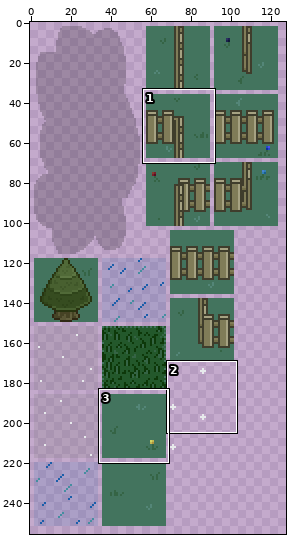
Sprite sheet: weatheraware/Resources/Normal/environment.png. Above, an overview of the earlier version with the close-up marked.
Close-up. Before the commit:
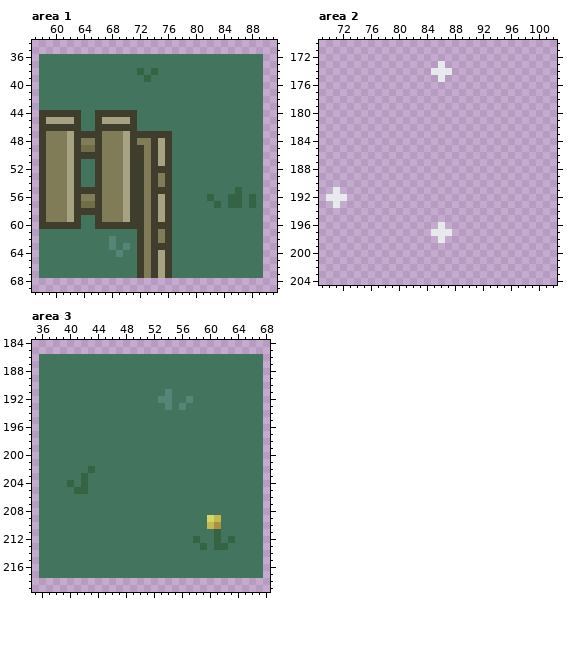
The file is 128x256 pixels. Colours within 5 levels of each other are drawn and written as one. Shown: area 1: x 57..91, y 34..69; area 2: x 69..102, y 170..204; area 3: x 35..68, y 184..219. The commit also changed other parts of the picture, which this record leaves out.
The result:
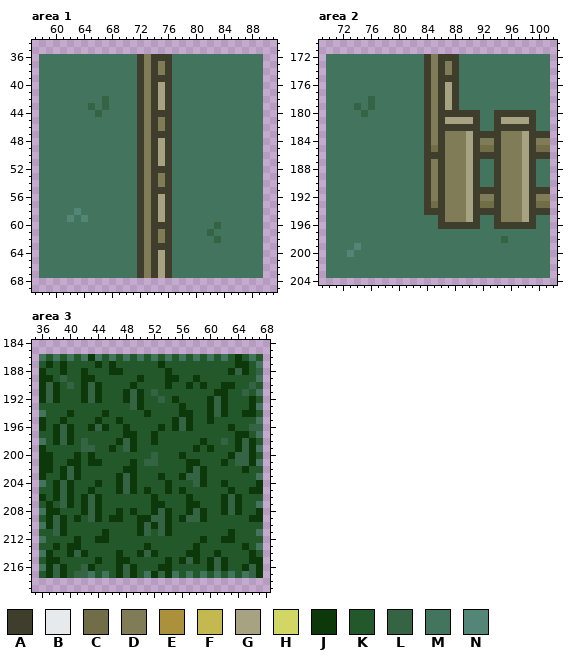
Palette (. is transparent): A #3f3d2c  B #e7eaec  C #716d47  D #807c58  E #ac913d  F #c4b850  G #a6a282  H #d2d665  J #0d3809  K #23582b  L #356445  M #43745e  N #548678
Change:
Area 1:
y 36: x 72..76 MMMMM -> ADAAA
y 37: x 72..76 MMMMM -> ADADA
y 38: x 72..76 LMLMM -> ADADA
y 39: x 72..76 MLMMM -> ADAAA
y 40..41: x 72..76 MMMMM -> ADAGA
y 42: x 67 M -> L; x 72..76 MMMMM -> ADAGA
y 43: x 65 M -> L; x 67 M -> L; x 72..76 MMMMM -> ADAGA
y 44: x 58..63 AAAAAA -> MMMMMM; x 66..76 AAAAAAMMMMM -> LMMMMMADAAA
y 45: x 58..63 AGGGGA -> MMMMMM; x 66..76 AGGGGAMMMMM -> MMMMMMADADA
y 46: x 58..63 AAAAAA -> MMMMMM; x 66..76 AAAAAAMMMMM -> MMMMMMADADA
y 47: x 58..71 ADDDGAAAADDDGA -> MMMMMMMMMMMMMM; x 73 A -> D
y 48: x 58..72 ADDDGADDADDDGAD -> MMMMMMMMMMMMMMA
y 49: x 58..71 ADDDGACCADDDGA -> MMMMMMMMMMMMMM
y 50: x 58..71 ADDDGAAAADDDGA -> MMMMMMMMMMMMMM
y 51..54: x 58..63 ADDDGA -> MMMMMM; x 66..71 ADDDGA -> MMMMMM
y 55: x 58..71 ADDDGAAAADDDGA -> MMMMMMMMMMMMMM; x 86 L -> M
y 56: x 58..71 ADDDGADDADDDGA -> MMMMMMMMMMMMMM; x 82 L -> M; x 85..86 LL -> MM; x 88 L -> M
y 57: x 58..71 ADDDGACCADDDGA -> MMMMMMMMMMMMMM; x 83 L -> M; x 85..86 LL -> MM; x 88 L -> M
y 58: x 58..71 ADDDGAAAADDDGA -> MMMMMNMMMMMMMM
y 59: x 58..64 ADDDGAM -> MMMMNMN; x 66..71 ADDDGA -> MMMMMM
y 60: x 58..63 AAAAAA -> MMMMMM; x 66..71 AAAAAA -> MMMMMM; x 83 M -> L
y 61: x 82 M -> L
y 62: x 68 N -> M; x 83 M -> L
y 63: x 68 N -> M; x 70 N -> M
y 64: x 69 N -> M
Area 2:
y 172: x 70..101 ................................ -> MMMMMMMMMMMMMMADAAAMMMMMMMMMMMMM
y 173: x 70..101 ................B............... -> MMMMMMMMMMMMMMADADAMMMMMMMMMMMMM
y 174: x 70..101 ...............BBB.............. -> MMMMMMMMMMMMMMADADAMMMMMMMMMMMMM
y 175: x 70..101 ................B............... -> MMMMMMMMMMMMMMADAAAMMMMMMMMMMMMM
y 176..177: x 70..101 ................................ -> MMMMMMMMMMMMMMADAGAMMMMMMMMMMMMM
y 178: x 70..101 ................................ -> MMMMMMLMMMMMMMADAGAMMMMMMMMMMMMM
y 179: x 70..101 ................................ -> MMMMLMLMMMMMMMADAGAMMMMMMMMMMMMM
y 180: x 70..101 ................................ -> MMMMMLMMMMMMMMADAAAAAAMMAAAAAAMM
y 181: x 70..101 ................................ -> MMMMMMMMMMMMMMADAGGGGAMMAGGGGAMM
y 182: x 70..101 ................................ -> MMMMMMMMMMMMMMADAAAAAAMMAAAAAAMM
y 183: x 70..101 ................................ -> MMMMMMMMMMMMMMADADDDGAAAADDDGAAA
y 184: x 70..101 ................................ -> MMMMMMMMMMMMMMADADDDGADDADDDGADD
y 185: x 70..101 ................................ -> MMMMMMMMMMMMMMACADDDGACCADDDGACC
y 186: x 70..101 ................................ -> MMMMMMMMMMMMMMAAADDDGAAAADDDGAAA
y 187..190: x 70..101 ................................ -> MMMMMMMMMMMMMMADADDDGAMMADDDGAMM
y 191: x 70..101 .B.............................. -> MMMMMMMMMMMMMMADADDDGAAAADDDGAAA
y 192: x 70..101 BBB............................. -> MMMMMMMMMMMMMMADADDDGADDADDDGADD
y 193: x 70..101 .B.............................. -> MMMMMMMMMMMMMMACADDDGACCADDDGACC
y 194: x 70..101 ................................ -> MMMMMMMMMMMMMMAAADDDGAAAADDDGAAA
y 195: x 70..101 ................................ -> MMMMMMMMMMMMMMMMADDDGAMMADDDGAMM
y 196: x 70..101 ................B............... -> MMMMMMMMMMMMMMMMAAAAAAMMAAAAAAMM
y 197: x 70..101 ...............BBB.............. -> MMMMMMMMMMMMMMMMMMMMMMMMMMMMMMMM
y 198: x 70..101 ................B............... -> MMMMMMMMMMMMMMMMMMMMMMMMMLMMMMMM
y 199: x 70..101 ................................ -> MMMMNMMMMMMMMMMMMMMMMMMMMMMMMMMM
y 200: x 70..101 ................................ -> MMMNMMMMMMMMMMMMMMMMMMMMMMMMMMMM
y 201..203: x 70..101 ................................ -> MMMMMMMMMMMMMMMMMMMMMMMMMMMMMMMM
Area 3:
y 186: x 37 M -> K; x 39 M -> K; x 41 M -> K; x 43 M -> J; x 45 M -> K; x 47 M -> K; x 49 M -> K; x 51 M -> K; x 53 M -> K; x 55 M -> K; x 57 M -> K; x 59 M -> K; x 61 M -> K; x 63..65 MMM -> KJK; x 67 M -> K
y 187: x 36..66 MMMMMMMMMMMMMMMMMMMMMMMMMMMMMMM -> KJKJKKKKJKJKKKKKKJKKKKKKKKKKJJK
y 188: x 36..67 MMMMMMMMMMMMMMMMMMMMMMMMMMMMMMMM -> JKKJKKJKKKJJKKKKKKJKKKKKKKKJLJKL
y 189: x 36..66 MMMMMMMMMMMMMMMMMMMMMMMMMMMMMMM -> JJKLKKJJKKKKKKJKKKJJKKJKKKKKKKK
y 190: x 36..67 MMMMMMMMMMMMMMMMMMMMMMMMMMMMMMMM -> JLJKLKJLJKKKKJKKKKJKKJKJKKJJKKLK
y 191: x 36..66 MMMMMMMMMMMMMMMMMMNMMMMMMMMMMMM -> JLJKKKJLJKKKJLJKLKKKKKKKKJJKKLK
y 192: x 36..67 MMMMMMMMMMMMMMMMMNNMMNMMMMMMMMMM -> JLJKKKJLJKKKJLJKKLKJKKKKJLJKKKJK
y 193: x 36..66 MMMMMMMMMMMMMMMMMMNMNMMMMMMMMMM -> KKKKKKKKKKKKKLJKKKKKJKKKJLJKKKJ
y 194: x 37..67 MMMMMMMMMMMMMMMMMMMMMMMMMMMMMMM -> KKKJKKKKJKKKKKJKKKKJJKKJLJKKJJK
y 195: x 36..66 MMMMMMMMMMMMMMMMMMMMMMMMMMMMMMM -> JKKJKKKKJKKJKKKKKKKJLJKKJKKKKKK
y 196: x 36..67 MMMMMMMMMMMMMMMMMMMMMMMMMMMMMMMM -> JKJLJKKJLJKKJKKKKJKJLJKKKKKJKKLL
y 197: x 36..66 MMMMMMMMMMMMMMMMMMMMMMMMMMMMMMM -> KKJLJKKKKKKKJJKKJKKKKKKKKKKKJJK
y 198: x 37..67 MMMMMMMMMMMMMMMMMMMMMMMMMMMMMMM -> KJLJKLKKKKJLJKKJKKKKKKJKKLKJLJK
y 199: x 36..66 MMMMMMMMMMMMMMMMMMMMMMMMMMMMMMM -> JKKKKKLLKKJKLJKKKKKKKKJKJKKKJLJ
y 200: x 36..67 MMMMMMMMMMMMMMMMMMMMMMMMMMMMMMMM -> JJKKKJKJKKKKKKKKLKKKJKKKKKKJLLJK
y 201: x 36..66 MMMMMMMMMMMMMMMMMMMMMMMMMMMMMMM -> JJKKJJKJJKKKKJKLLKKKKJJKKKJKLLJ
y 202: x 36..67 MMMMMMMLMMMMMMMMMMMMMMMMMMMMMMMM -> JJKJLJKKKKKKJJKKKKKKKJLJKKKKKJKK
y 203: x 36..66 MMMMMMLMMMMMMMMMMMMMMMMMMMMMMMM -> JKKJLJKKKKKJLJKKKJKKJLLJKKKKKKK
y 204: x 37..67 MMMLMLMMMMMMMMMMMMMMMMMMMMMMMMM -> KJLJKKKJKKJLJKKKKJKKKLJKKJKKKKJ
y 205: x 36..67 MMMMMLLMMMMMMMMMMMMMMMMMMMMMMMMM -> KKJLJKKJKKKJLJKJKKJKJKKKKKKJKKJJ
y 206: x 36..67 MMMMMMMMMMMMMMMMMMMMMMMMMMMMMMMM -> JKJLJKJLJKKKKKKKJKKKKJKKKKJLJKKK
y 207: x 36..66 MMMMMMMMMMMMMMMMMMMMMMMMMMMMMMM -> KJKLJKJLJKKKKKKKJJKKKJJKKKJLJKK
y 208: x 37..67 MMMMMMMMMMMMMMMMMMMMMMMMMMMMMMM -> JJKKKJLJKKJKJKKJLJKKJLJKKJLJKKJ
y 209: x 36..67 MMMMMMMMMMMMMMMMMMMMMMMMHFMMMMMM -> KJLJKJKLJKJJKKJJLLJKJLLJKKKKKKJJ
y 210: x 37..67 MMMMMMMMMMMMMMMMMMMMMMMFEMMMMMM -> JLJKKKKKKKKKKJLJLJKKKKKKKKKKKKK
y 211: x 36..66 MMMMMMMMMMMMMMMMMMMMMMMMMLMMMMM -> KKLJKKKKKJKKKKJLKLJKKKKKKKKJKKK
y 212: x 37..67 MMMMMMMMMMMMMMMMMMMMMLMMLMLMMMM -> KKKKJKKJJKKKKKKKKKKKKKJKKJJKKKK
y 213: x 36..66 MMMMMMMMMMMMMMMMMMMMMMMLMLLMMMM -> KKJKJJKKKKKKKKKJKKKKKKJKKKKKKJK
y 214: x 37..67 MMMMMMMMMMMMMMMMMMMMMMMMMMMMMMM -> JKKJLJKKKKJKKJLJKKKKJJKKJKKKKJK
y 215: x 36..67 MMMMMMMMMMMMMMMMMMMMMMMMMMMMMMMM -> KJJKKKKKJKKJJKKKKKJKJLJKJLJKKKJJ
y 216: x 37..67 MMMMMMMMMMMMMMMMMMMMMMMMMMMMMMM -> JLJKKLJKKKJLJKKKJJKKKKKJLJKKJLJ
y 217: x 36..42 MMMMMMM -> KJLJKLL; x 44 M -> K; x 46..50 MMMMM -> KJLJK; x 52..54 MMM -> JLJ; x 56 M -> K; x 58 M -> K; x 60 M -> K; x 62 M -> K; x 64 M -> K; x 66..67 MM -> LJ
Pixel boxes of the changes (left, top, right, bottom) in both close-ups:
changed: (39, 54, 172, 257)
changed: (207, 187, 256, 243)
changed: (326, 54, 550, 278)
changed: (39, 354, 263, 578)
